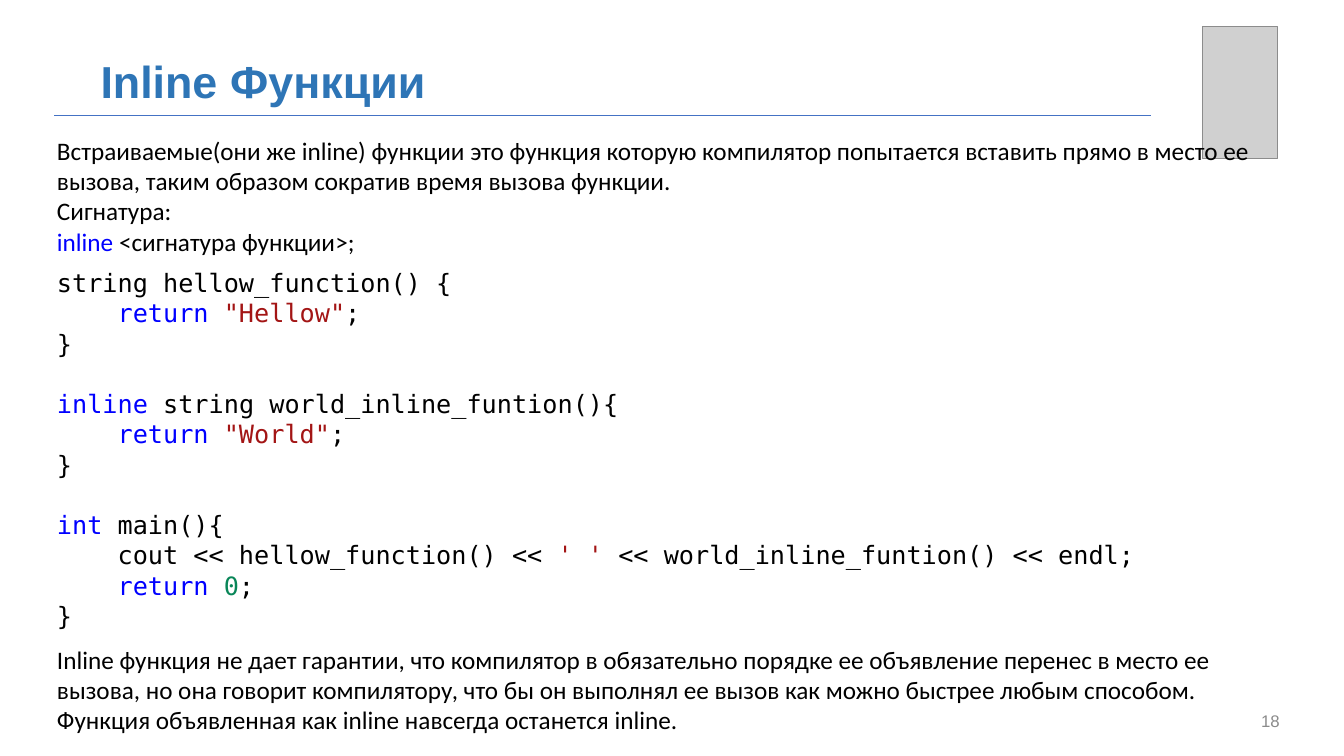
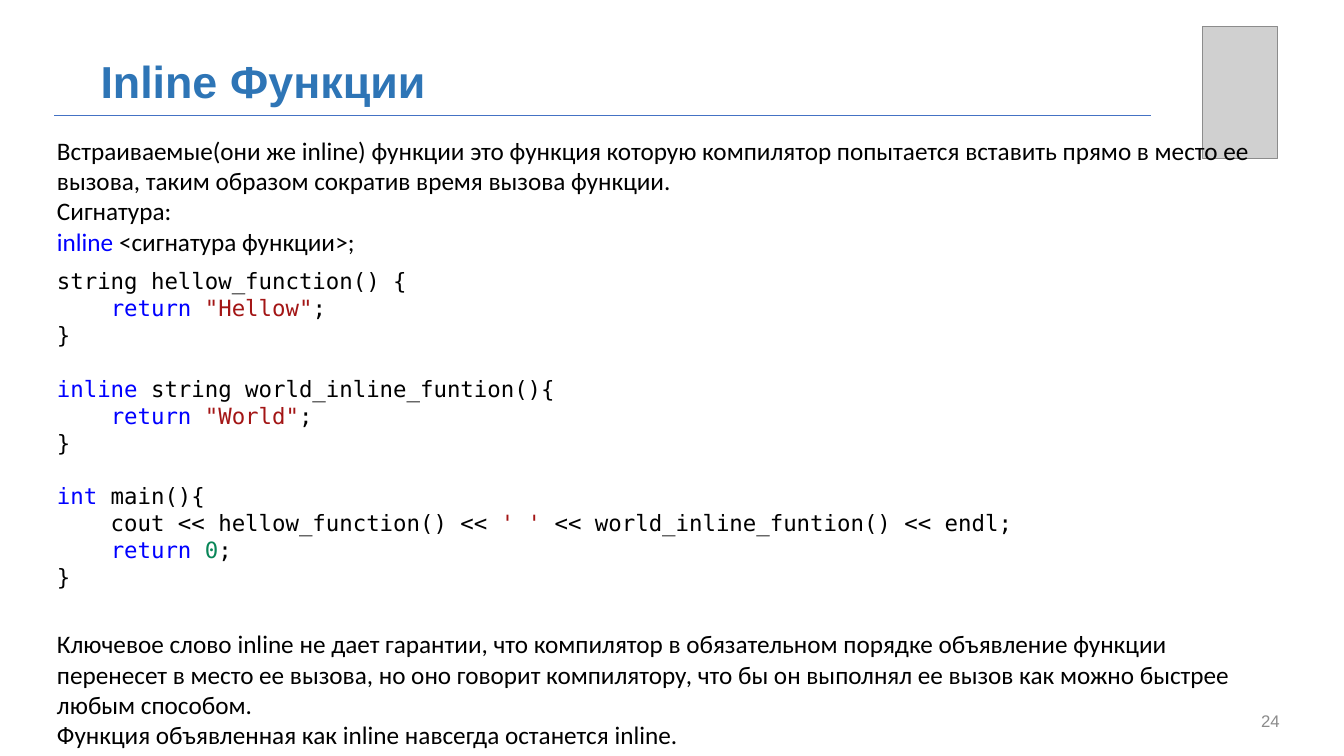
Before and after one commit to MUCTR-IKT-CPP/cpp_course, a slide deck: slide 24 of Лекции/2025/3/Пользовательские типы, структры, объединения.pptx (slide 18 before the commit). Drawn at 1344x756 pixels with LibreOffice and Linux fonts; fonts in the diff are those of the drawing; grey boxes stand for pictures; background and template pictures are left out. Boxes give left, top, right and bottom in pixels: in the first picture for what was removed or moved away, otherwise in the second. Text is boxed around its words. In the diff, an @@ line names an element or a change of style, - is before the commit and + after.

```diff
--- a/Лекции/2025/3/Пользовательские типы, структры, объединения.pptx
+++ b/Лекции/2025/3/Пользовательские типы, структры, объединения.pptx
@@ text "string hellow_function() {" at (x1=57, y1=272, x2=1012, y2=561): size 18 to 16 pt @@
@@ text "Ключевое слово inline не дает ..." moved from (x1=57, y1=651, x2=1209, y2=733) to (x1=57, y1=635, x2=1229, y2=748) @@
@@ text at (x1=57, y1=635, x2=1229, y2=714): text changed @@
-Inline функция не дает гарантии, что компилятор в обязательно порядке ее объявление перенес в место ее вызова, но она говорит компилятору, что бы он выполнял ее вызов как можно быстрее любым способом.
+Ключевое слово inline не дает гарантии, что компилятор в обязательном порядке объявление функции перенесет в место ее вызова, но оно говорит компилятору, что бы он выполнял ее вызов как можно быстрее любым способом.
@@ page number at (x1=1261, y1=715, x2=1280, y2=727): text changed @@
-18
+24
```
Also in this commit, not shown: 7 other slides changed, 6 slides added, 1 slide removed, 1 other file.
